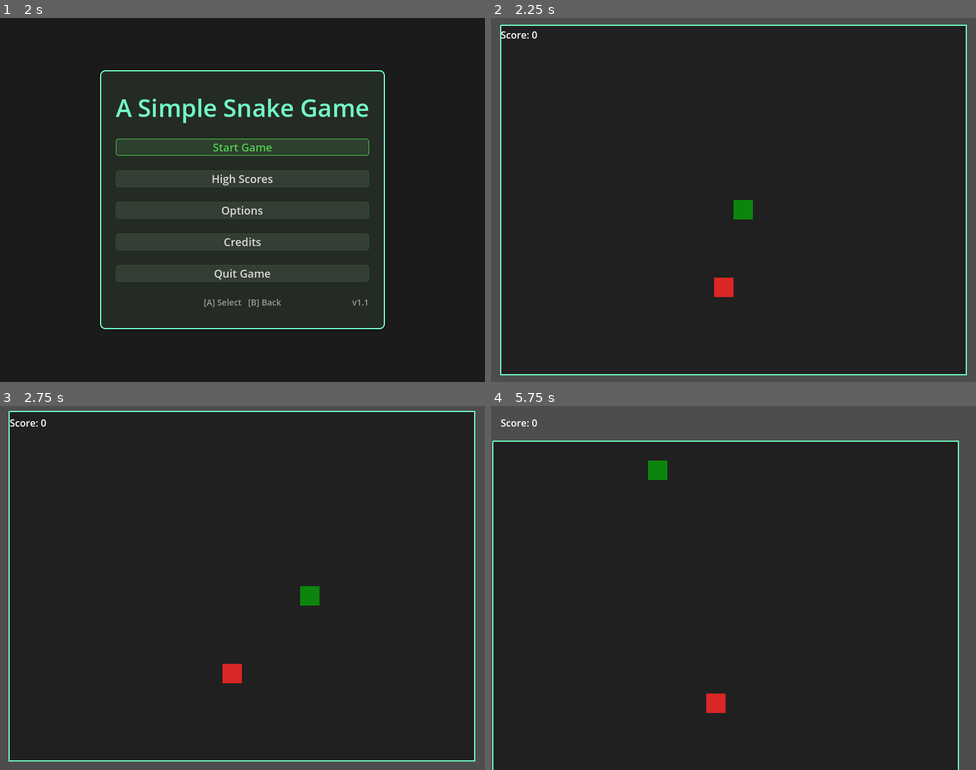
Above: before the commit, frames 1-4 (two rows, left to right).
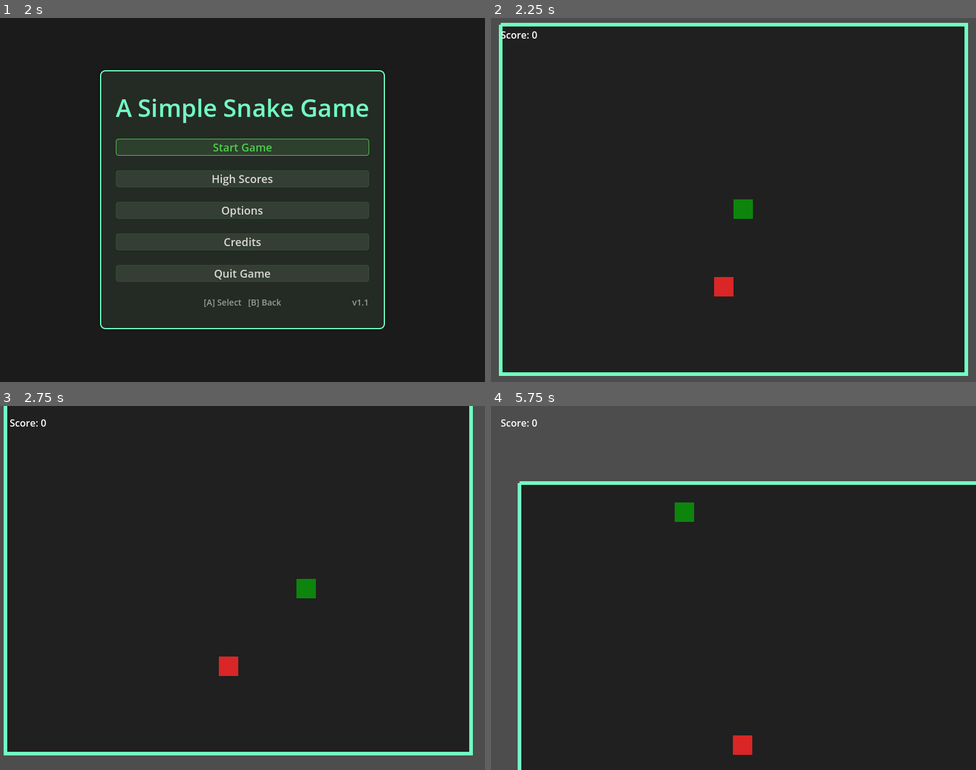
Above: after the commit, the same moments.

Repository: bluehexagons/snake2d
Game: Godot game, scene res://scenes/main/main.tscn
Same seed, same stepped clock (60 frames per second), same inputs: the game is played once before the commit and once after it.
Inputs (mouse positions are in pixels of both pictures, inside the frame that each line leads up to):
- Up to frame 1 (2 s): click "High Scores" at 0.5 s; click "Back to Menu" at 1.25 s
- Up to frame 2 (2.25 s): click "Start Game" at 2 s
- Up to frame 3 (2.75 s): no input
- Up to frame 4 (5.75 s): move the mouse to (709, 660) at 2.77 s; hold Up (ui_up) 2.78-4.28 s; click (709, 660) at 2.92 s; move the mouse to (879, 642) at 3.52 s; move the mouse to (588, 533) at 4.27 s; hold Left (left) from 4.28 s (still down); move the mouse to (757, 588) at 5.02 s; click (757, 588) at 5.17 s

Frame 1 is identical in both runs. In frame 2, 2.3% of the frame differs, in the area x 1-99%, y 1-99%; in frame 3, 6.9%; in frame 4, 20%, in the area x 0-100%, y 9-100%.

Commit message:
(w/AI) Centralize config; refactor UI state management; refactor camera code; update theme for game over screen

Diff:
--- /dev/null
+++ b/autoload/config.gd
@@ -0,0 +1,38 @@
+extends Node
+# Configuration singleton that centralizes game settings
+
+# Game grid settings
+const GRID_SIZE := 32       # Size of each grid cell in pixels
+const GRID_WIDTH := 24      # Number of grid cells horizontally
+const GRID_HEIGHT := 18     # Number of grid cells vertically
+
+# Game settings
+const MAX_HIGH_SCORES := 100     # Maximum number of high scores to keep
+const STARTING_SPEED := 7.0      # Initial snake movement speed
+const SPEED_INCREMENT := 0.5     # How much speed increases with each food item
+const MAX_SPEED := 20.0          # Maximum snake movement speed
+
+# Camera settings
+const CAMERA_LOOK_AHEAD := 1.2
+const CAMERA_SMOOTHING := 0.015
+const CENTER_PULL_WEIGHT := 0.4
+const FOOD_ATTRACTION_WEIGHT := 0.5
+const LOOK_AHEAD_WEIGHT := 0.66
+const SNAKE_CENTER_WEIGHT := 0.3
+const CAMERA_DAMPING := 0.97
+const CAMERA_ACCELERATION := 0.02
+
+# Audio settings
+const BASE_FREQUENCY := 420.0     # Base frequency for sound generation (roughly A4 note)
+const AUDIO_HARMONICS := 8        # Number of harmonics for complex waveforms
+
+# File paths
+const HIGHSCORE_FILE := "user://highscore.dat"
+const SETTINGS_FILE := "user://settings.dat"
+
+# Get the total game area dimensions in pixels
+func get_game_width() -> int:
+  return GRID_SIZE * GRID_WIDTH
+
+func get_game_height() -> int:
+  return GRID_SIZE * GRID_HEIGHT
--- a/project.godot
+++ b/project.godot
@@ -18,6 +18,7 @@
 [autoload]
 
 AudioManager="*res://autoload/audio_manager.gd"
+Config="*res://autoload/config.gd"
 
 [display]
 
--- a/scenes/main/main.gd
+++ b/scenes/main/main.gd
@@ -1,39 +1,50 @@
 extends Control
-
-const GAME_WIDTH := Gameplay.GRID_SIZE * Gameplay.GRID_WIDTH
-const GAME_HEIGHT := Gameplay.GRID_SIZE * Gameplay.GRID_HEIGHT
-
-const CAMERA_LOOK_AHEAD := 1.2
-const CAMERA_SMOOTHING := 0.015
-const CENTER_PULL_WEIGHT := 0.4
-const FOOD_ATTRACTION_WEIGHT := 0.5
-const LOOK_AHEAD_WEIGHT := 0.55
-const SNAKE_CENTER_WEIGHT := 0.5
-const CAMERA_DAMPING := 0.95
-const CAMERA_ACCELERATION := 0.01
-
-const MAX_HIGH_SCORES := 100
+var GAME_WIDTH: int
+var GAME_HEIGHT: int
 var high_scores: Array[int] = []
-
-var camera_velocity := Vector2.ZERO
-var camera_target := Vector2.ZERO
 
 var game_world: Node2D
 var game_manager: Gameplay
 var score := 0
 var score_display_label: Label
-var camera: Camera2D
+var snake_camera: Camera2D
 var paused := false
 var in_game := false
 var in_options_menu := false
 var in_credits_menu := false
 
-# Platform detection for mobile UI
 var is_mobile := false
 var in_high_scores_menu := false
 
+var ui_state_manager: Node
+
 func _ready():
 	set_process_mode(Node.PROCESS_MODE_ALWAYS)
+
+	# Initialize game dimensions from Config
+	GAME_WIDTH = Config.get_game_width()
+	GAME_HEIGHT = Config.get_game_height()
+
+	ui_state_manager = $UIStateManager
+	ui_state_manager.register_ui_element(ui_state_manager.UIState.MAIN_MENU, $UILayer/MainMenu)
+	ui_state_manager.register_ui_element(ui_state_manager.UIState.OPTIONS_MENU, $UILayer/OptionsMenu)
+	ui_state_manager.register_ui_element(ui_state_manager.UIState.CREDITS_SCREEN, $UILayer/CreditsScreen)
+	ui_state_manager.register_ui_element(ui_state_manager.UIState.HIGH_SCORES, $UILayer/HighScoresMenu)
+	ui_state_manager.register_ui_element(ui_state_manager.UIState.PAUSED, $UILayer/PauseMenu)
+	ui_state_manager.register_ui_element(ui_state_manager.UIState.GAME_OVER, $UILayer/GameOverContainer)
+
+	ui_state_manager.register_focus_target(ui_state_manager.UIState.MAIN_MENU,
+		$UILayer/MainMenu/PanelContainer/MarginContainer/VBoxContainer/StartButton)
+	ui_state_manager.register_focus_target(ui_state_manager.UIState.OPTIONS_MENU,
+		$UILayer/OptionsMenu/PanelContainer/MarginContainer/VBoxContainer/SoundButton)
+	ui_state_manager.register_focus_target(ui_state_manager.UIState.CREDITS_SCREEN,
+		$UILayer/CreditsScreen/PanelContainer/MarginContainer/VBoxContainer/BackButton)
+	ui_state_manager.register_focus_target(ui_state_manager.UIState.HIGH_SCORES,
+		$UILayer/HighScoresMenu/PanelContainer/MarginContainer/VBoxContainer/BackButton)
+	ui_state_manager.register_focus_target(ui_state_manager.UIState.PAUSED,
+		$UILayer/PauseMenu/PanelContainer/MarginContainer/VBoxContainer/ResumeButton)
+	ui_state_manager.register_focus_target(ui_state_manager.UIState.GAME_OVER,
+		$UILayer/GameOverContainer/PanelContainer/MarginContainer/VBoxContainer/RestartButton)
 
 	# Check platform
 	is_mobile = DisplayServer.get_name() in ["android", "ios", "web"]
@@ -87,10 +98,7 @@
 	pause_quit.pressed.connect(_on_quit_to_menu_pressed)
 	pause_quit.button_down.connect(AudioManager.play_click)
 
-	var pause_sound_button := pause_menu.get_node("PanelContainer/MarginContainer/VBoxContainer/SoundButton")
-	pause_sound_button.pressed.connect(_on_sound_toggled)
-
-	var game_over_menu := $UILayer/GameOverContainer/VBoxContainer
+	var game_over_menu := $UILayer/GameOverContainer/PanelContainer/MarginContainer/VBoxContainer
 	var restart_button := game_over_menu.get_node("RestartButton")
 	restart_button.pressed.connect(_on_restart_pressed)
 	restart_button.button_down.connect(AudioManager.play_click)
@@ -127,25 +135,17 @@
 	buttons.append_array($UILayer/MainMenu/PanelContainer/MarginContainer/VBoxContainer.get_children().filter(func(n): return n is Button))
 	buttons.append_array($UILayer/OptionsMenu/PanelContainer/MarginContainer/VBoxContainer.get_children().filter(func(n): return n is Button))
 	buttons.append_array($UILayer/PauseMenu/PanelContainer/MarginContainer/VBoxContainer.get_children().filter(func(n): return n is Button))
-	buttons.append_array($UILayer/GameOverContainer/VBoxContainer.get_children().filter(func(n): return n is Button))
+	buttons.append_array($UILayer/GameOverContainer/PanelContainer/MarginContainer/VBoxContainer.get_children().filter(func(n): return n is Button))
 	return buttons
 
 func _update_menu_focus() -> void:
-	if $UILayer/MainMenu.visible:
-		$UILayer/MainMenu/PanelContainer/MarginContainer/VBoxContainer/StartButton.grab_focus()
-	elif $UILayer/OptionsMenu.visible:
-		$UILayer/OptionsMenu/PanelContainer/MarginContainer/VBoxContainer/SoundButton.grab_focus()
-	elif $UILayer/PauseMenu.visible:
-		$UILayer/PauseMenu/PanelContainer/MarginContainer/VBoxContainer/ResumeButton.grab_focus()
-	elif $UILayer/GameOverContainer.visible:
-		$UILayer/GameOverContainer/VBoxContainer/RestartButton.grab_focus()
-	elif $UILayer/HighScoresMenu.visible:
-		$UILayer/HighScoresMenu/PanelContainer/MarginContainer/VBoxContainer/BackButton.grab_focus()
-	elif $UILayer/CreditsScreen.visible:
-		$UILayer/CreditsScreen/PanelContainer/MarginContainer/VBoxContainer/BackButton.grab_focus()
-
+	var current_state = ui_state_manager.current_state
+	if current_state in ui_state_manager.focus_targets:
+		ui_state_manager.focus_targets[current_state].grab_focus()
 
 func _on_start_pressed() -> void:
+	ui_state_manager.change_state(ui_state_manager.UIState.GAMEPLAY)
+
 	get_tree().paused = false
 	$UIBackground.visible = false
 	$UILayer/MainMenu.visible = false
@@ -156,29 +156,16 @@
 	_update_menu_focus()
 
 func _on_options_pressed() -> void:
-	$UILayer/MainMenu.visible = false
-	$UILayer/OptionsMenu.visible = true
-	$UILayer/OptionsMenu.update_button_states()
-	in_options_menu = true
-	_update_menu_focus()
+	ui_state_manager.change_state(ui_state_manager.UIState.OPTIONS_MENU)
 
 func _on_options_back_pressed() -> void:
-	$UILayer/MainMenu.visible = true
-	$UILayer/OptionsMenu.visible = false
-	in_options_menu = false
-	_update_menu_focus()
+	ui_state_manager.change_state(ui_state_manager.UIState.MAIN_MENU)
 
 func _on_credits_pressed() -> void:
-	$UILayer/MainMenu.visible = false
-	$UILayer/CreditsScreen.visible = true
-	in_credits_menu = true
-	_update_menu_focus()
+	ui_state_manager.change_state(ui_state_manager.UIState.CREDITS_SCREEN)
 
 func _on_credits_back_pressed() -> void:
-	$UILayer/MainMenu.visible = true
-	$UILayer/CreditsScreen.visible = false
-	in_credits_menu = false
-	_update_menu_focus()
+	ui_state_manager.change_state(ui_state_manager.UIState.MAIN_MENU)
 
 func _start_game() -> void:
 	_cleanup_game()
@@ -187,15 +174,13 @@
 	score = 0
 	score_display_label.text = "Score: 0"
 
-	# Start game through the GameManager
 	game_manager.start_game()
 
-	camera = $GameLayer/GameViewport/GameWorld/Camera2D
-	@warning_ignore("integer_division")
-	var initial_pos = Vector2(GAME_WIDTH/2, GAME_HEIGHT/2)
-	camera.position = initial_pos
-	camera_target = initial_pos
-	camera_velocity = Vector2.ZERO
+	# Initialize the snake camera
+	snake_camera = $GameLayer/GameViewport/GameWorld/Camera2D
+	snake_camera.game_manager = game_manager
+
+	snake_camera.reset_camera()
 
 	get_tree().paused = false
 	if not is_mobile:
@@ -203,18 +188,13 @@
 
 func _on_scores_pressed() -> void:
 	AudioManager.play_click()
-	$UILayer/MainMenu.visible = false
+
+	ui_state_manager.change_state(ui_state_manager.UIState.HIGH_SCORES)
 	var high_scores_menu = $UILayer/HighScoresMenu
-	high_scores_menu.visible = true
 	high_scores_menu.update_scores(high_scores)
-	in_high_scores_menu = true
-	_update_menu_focus()
 
 func _on_high_scores_back_pressed() -> void:
-	$UILayer/HighScoresMenu.visible = false
-	$UILayer/MainMenu.visible = true
-	in_high_scores_menu = false
-	_update_menu_focus()
+	ui_state_manager.change_state(ui_state_manager.UIState.MAIN_MENU)
 
 func reset_high_scores() -> void:
 	high_scores.clear()
@@ -237,18 +217,16 @@
 func _on_quit_to_menu_pressed() -> void:
 	if not is_mobile:
 		Input.mouse_mode = Input.MOUSE_MODE_VISIBLE
+
 	_cleanup_game()
 	get_tree().paused = true
-	$UIBackground.visible = true
-	$UILayer/MainMenu.visible = true
-	$UILayer/OptionsMenu.visible = false
-	$UILayer/PauseMenu.visible = false
-	$UILayer/ScoreLabel.visible = false
+
+	ui_state_manager.change_state(ui_state_manager.UIState.MAIN_MENU)
+
 	game_world.visible = false
 	_update_menu_focus()
 
 func _cleanup_game() -> void:
-	# Let the GameManager clean up game elements
 	game_manager.cleanup()
 
 	# Reset game state
@@ -258,7 +236,10 @@
 	# Reset UI
 	$UILayer/GameOverContainer.visible = false
 	$UILayer/PauseMenu.visible = false
-	camera_velocity = Vector2.ZERO
+
+	# Reset camera if it exists
+	if snake_camera:
+		snake_camera.reset_camera()
 
 	# Return to normal mouse mode
 	if not is_mobile:
@@ -279,30 +260,29 @@
 			score_inserted = true
 			break
 
-	if not score_inserted and high_scores.size() < MAX_HIGH_SCORES:
+	if not score_inserted and high_scores.size() < Config.MAX_HIGH_SCORES:
 		high_scores.append(final_score)
 
-	if high_scores.size() > MAX_HIGH_SCORES:
-		high_scores.resize(MAX_HIGH_SCORES)
+	if high_scores.size() > Config.MAX_HIGH_SCORES:
+		high_scores.resize(Config.MAX_HIGH_SCORES)
 
 	# Save all scores
 	var file := FileAccess.open("user://highscore.dat", FileAccess.WRITE)
 	for score_value in high_scores:
 		file.store_32(score_value)
 
-	# Update game over UI and background
-	$UIBackground.visible = true
-	$UILayer/GameOverContainer.visible = true
-	$UILayer/GameOverContainer/VBoxContainer/ScoreLabel.text = "Final Score: " + str(final_score)
+	ui_state_manager.change_state(ui_state_manager.UIState.GAME_OVER)
+
+	$UILayer/GameOverContainer/PanelContainer/MarginContainer/VBoxContainer/ScoreLabel.text = "Final Score: " + str(final_score)
 	_update_menu_focus()
 
 func _on_restart_pressed() -> void:
-	$UIBackground.visible = false
-	$UILayer/GameOverContainer.visible = false
+	ui_state_manager.change_state(ui_state_manager.UIState.GAMEPLAY)
+
 	_cleanup_game()
 	_start_game()
 
-func _process(delta) -> void:
+func _process(_delta) -> void:
 	# Check if we need to restore UI focus
 	if (Input.is_action_just_pressed("up") or
 		Input.is_action_just_pressed("down") or
@@ -315,35 +295,6 @@
 	# Handle pause input during gameplay
 	if in_game and Input.is_action_just_pressed("pause"):
 		_toggle_pause()
-
-	if in_game and not paused and camera and camera_target != Vector2.ZERO:
-		var weight := clampf(1.0 - pow(0.001, delta), 0.0, 0.95)
-		camera.position = camera.position.lerp(camera_target, weight)
-
-func _physics_process(_delta) -> void:
-	# Only update game logic when not paused
-	if in_game and not paused:
-		# Calculate various camera target influences
-		@warning_ignore("integer_division")
-		var center := Vector2(GAME_WIDTH/2, GAME_HEIGHT/2)
-		var snake_position := game_manager.get_snake_position()
-		var look_ahead: Vector2 = snake_position + (game_manager.get_snake_direction() * 32 * CAMERA_LOOK_AHEAD)
-		var food_pos := game_manager.get_food_position()
-		var snake_center := game_manager.get_weighted_snake_center()
-
-		var target := (
-			look_ahead * LOOK_AHEAD_WEIGHT +
-			center * CENTER_PULL_WEIGHT +
-			food_pos * FOOD_ATTRACTION_WEIGHT +
-			snake_center * SNAKE_CENTER_WEIGHT
-		) / (LOOK_AHEAD_WEIGHT + CENTER_PULL_WEIGHT + FOOD_ATTRACTION_WEIGHT + SNAKE_CENTER_WEIGHT)
-
-		var t := CAMERA_ACCELERATION
-		t = t * t * (3.0 - 2.0 * t)
-		var desired_velocity := (target - camera_target) * t
-
-		camera_velocity = camera_velocity * CAMERA_DAMPING + desired_velocity
-		camera_target += camera_velocity
 
 func _on_window_resize() -> void:
 	_update_game_area()
@@ -373,35 +324,16 @@
 		return
 
 	paused = paused_state
-
-	get_tree().paused = paused
 	game_manager.set_paused(paused)
-
-	$UIBackground.visible = paused
-	$UILayer/PauseMenu.visible = paused
+	ui_state_manager.set_paused(paused_state)
 	_update_menu_focus()
 
 func _toggle_pause() -> void:
 	_set_paused(not paused)
 
 func _on_resume_pressed() -> void:
-	_toggle_pause()
+	_set_paused(false)
 
 func _on_sound_toggled() -> void:
 	AudioManager.toggle_mute()
 	$UILayer/PauseMenu/PanelContainer/MarginContainer/VBoxContainer/SoundButton.text = "Sound: " + ("Off" if AudioManager.is_muted else "On")
-
-func _unhandled_input(event: InputEvent) -> void:
-	if event.is_action_pressed("ui_cancel"):
-		if in_high_scores_menu:
-			_on_high_scores_back_pressed()
-			get_viewport().set_input_as_handled()
-		elif in_options_menu:
-			_on_options_back_pressed()
-			get_viewport().set_input_as_handled()
-		elif in_credits_menu:
-			_on_credits_back_pressed()
-			get_viewport().set_input_as_handled()
-		elif in_game:
-			_toggle_pause()
-			get_viewport().set_input_as_handled()
--- a/scenes/main/main.tscn
+++ b/scenes/main/main.tscn
@@ -1,12 +1,15 @@
-[gd_scene load_steps=8 format=3 uid="uid://mainscene"]
+[gd_scene load_steps=11 format=3 uid="uid://mainscene"]
 
 [ext_resource type="Script" uid="uid://dpirjktyb5x33" path="res://scenes/main/main.gd" id="1_tyq8r"]
 [ext_resource type="PackedScene" uid="uid://pausemenu" path="res://scenes/ui/pause_menu.tscn" id="2_pause"]
 [ext_resource type="PackedScene" uid="uid://mainmenu" path="res://scenes/ui/main_menu.tscn" id="3_mainmenu"]
+[ext_resource type="Script" uid="uid://chq4tfwa24d1q" path="res://scenes/main/snake_camera.gd" id="3_yyfjg"]
 [ext_resource type="Script" uid="uid://cwxedntvwg1wx" path="res://scenes/main/gameplay.gd" id="4_5upsq"]
 [ext_resource type="PackedScene" uid="uid://optionsmenu" path="res://scenes/ui/options_menu.tscn" id="5_options"]
 [ext_resource type="PackedScene" uid="uid://bmg65xy5c6ubo" path="res://scenes/ui/high_scores_menu.tscn" id="6_highscores"]
 [ext_resource type="PackedScene" uid="uid://bj6w0rdbd1g4b" path="res://scenes/ui/credits_screen.tscn" id="7_creditsscreen"]
+[ext_resource type="Script" uid="uid://dk17ktytlbvya" path="res://scenes/ui/ui_state_manager.gd" id="9_b1x3f"]
+[ext_resource type="Theme" uid="uid://c3mk77g6ame25" path="res://themes/snake_ui_theme.tres" id="10_theme"]
 
 [node name="Main" type="Control"]
 layout_mode = 3
@@ -52,12 +55,13 @@
 [node name="Border" type="Line2D" parent="GameLayer/GameViewport/GameWorld/PlayArea"]
 unique_name_in_owner = true
 points = PackedVector2Array(0, 0, 768, 0, 768, 576, 0, 576, 0, 0)
-width = 2.0
+width = 6.0
 default_color = Color(0.443137, 1, 0.764706, 1)
 
 [node name="Camera2D" type="Camera2D" parent="GameLayer/GameViewport/GameWorld"]
 unique_name_in_owner = true
 position = Vector2(384, 288)
+script = ExtResource("3_yyfjg")
 
 [node name="UIBackground" type="CanvasLayer" parent="."]
 
@@ -95,32 +99,67 @@
 text = "Score: 0"
 
 [node name="GameOverContainer" type="CenterContainer" parent="UILayer"]
+process_mode = 3
 visible = false
 anchors_preset = 15
 anchor_right = 1.0
 anchor_bottom = 1.0
 grow_horizontal = 2
 grow_vertical = 2
+theme = ExtResource("10_theme")
 
-[node name="VBoxContainer" type="VBoxContainer" parent="UILayer/GameOverContainer"]
+[node name="PanelContainer" type="PanelContainer" parent="UILayer/GameOverContainer"]
 layout_mode = 2
-theme_override_constants/separation = 16
 
-[node name="GameOverLabel" type="Label" parent="UILayer/GameOverContainer/VBoxContainer"]
+[node name="MarginContainer" type="MarginContainer" parent="UILayer/GameOverContainer/PanelContainer"]
 layout_mode = 2
-theme_override_font_sizes/font_size = 32
+theme_override_constants/margin_left = 24
+theme_override_constants/margin_top = 32
+theme_override_constants/margin_right = 24
+theme_override_constants/margin_bottom = 32
+
+[node name="VBoxContainer" type="VBoxContainer" parent="UILayer/GameOverContainer/PanelContainer/MarginContainer"]
+layout_mode = 2
+focus_mode = 2
+theme_override_constants/separation = 24
+
+[node name="GameOverLabel" type="Label" parent="UILayer/GameOverContainer/PanelContainer/MarginContainer/VBoxContainer"]
+layout_mode = 2
+theme_type_variation = &"TitleLabel"
 text = "GAME OVER"
 horizontal_alignment = 1
 
-[node name="ScoreLabel" type="Label" parent="UILayer/GameOverContainer/VBoxContainer"]
+[node name="ScoreLabel" type="Label" parent="UILayer/GameOverContainer/PanelContainer/MarginContainer/VBoxContainer"]
 layout_mode = 2
 text = "Final Score: 0"
 horizontal_alignment = 1
 
-[node name="RestartButton" type="Button" parent="UILayer/GameOverContainer/VBoxContainer"]
+[node name="RestartButton" type="Button" parent="UILayer/GameOverContainer/PanelContainer/MarginContainer/VBoxContainer"]
+unique_name_in_owner = true
+custom_minimum_size = Vector2(200, 0)
 layout_mode = 2
+focus_neighbor_top = NodePath("../QuitButton")
+focus_neighbor_bottom = NodePath("../QuitButton")
 text = "Play Again"
 
-[node name="QuitButton" type="Button" parent="UILayer/GameOverContainer/VBoxContainer"]
+[node name="QuitButton" type="Button" parent="UILayer/GameOverContainer/PanelContainer/MarginContainer/VBoxContainer"]
+unique_name_in_owner = true
+custom_minimum_size = Vector2(200, 0)
 layout_mode = 2
+focus_neighbor_top = NodePath("../RestartButton")
+focus_neighbor_bottom = NodePath("../RestartButton")
+theme_type_variation = &"QuitButton"
 text = "Quit to Menu"
+
+[node name="ButtonHints" type="HBoxContainer" parent="UILayer/GameOverContainer/PanelContainer/MarginContainer/VBoxContainer"]
+layout_mode = 2
+alignment = 1
+
+[node name="Label" type="Label" parent="UILayer/GameOverContainer/PanelContainer/MarginContainer/VBoxContainer/ButtonHints"]
+layout_mode = 2
+theme_type_variation = &"HintLabel"
+text = "[A] Select   [B] Back"
+horizontal_alignment = 1
+
+[node name="UIStateManager" type="Node" parent="."]
+script = ExtResource("9_b1x3f")
--- /dev/null
+++ b/scenes/main/snake_camera.gd
@@ -0,0 +1,57 @@
+extends Camera2D
+var velocity := Vector2.ZERO      # Current camera velocity
+var target := Vector2.ZERO        # Current camera target position
+var game_width := 0
+var game_height := 0
+
+var game_manager: Gameplay = null           # Reference to the GameManager/Gameplay
+
+func _ready() -> void:
+	game_width = Config.get_game_width()
+	game_height = Config.get_game_height()
+
+	# Initialize target position at center
+	@warning_ignore("integer_division")
+	target = Vector2(game_width/2, game_height/2)
+	position = target
+	velocity = Vector2.ZERO
+
+func _process(delta: float) -> void:
+	# Smooth camera movement when not paused
+	if not get_tree().paused:
+		var weight := clampf(1.0 - pow(0.001, delta), 0.0, 0.95)
+		position = position.lerp(target, weight)
+
+func _physics_process(_delta: float) -> void:
+	if get_tree().paused:
+		return
+
+	@warning_ignore("integer_division")
+	var center := Vector2(game_width/2, game_height/2)
+	var snake_position := game_manager.get_snake_position()
+	var look_ahead := snake_position + (game_manager.get_snake_direction() * 32 * Config.CAMERA_LOOK_AHEAD)
+	var food_pos := game_manager.get_food_position()
+	var snake_center := game_manager.get_weighted_snake_center()
+
+	# Calculate weighted target position
+	var new_target := (
+		look_ahead * Config.LOOK_AHEAD_WEIGHT +
+		center * Config.CENTER_PULL_WEIGHT +
+		food_pos * Config.FOOD_ATTRACTION_WEIGHT +
+		snake_center * Config.SNAKE_CENTER_WEIGHT
+	) / (Config.LOOK_AHEAD_WEIGHT + Config.CENTER_PULL_WEIGHT + Config.FOOD_ATTRACTION_WEIGHT + Config.SNAKE_CENTER_WEIGHT)
+
+	# Apply smoothing with acceleration curve
+	var t := Config.CAMERA_ACCELERATION
+	t = t * t * (3.0 - 2.0 * t) # Smoothstep for acceleration
+	var desired_velocity := (new_target - target) * t
+
+	# Update velocity and position with damping
+	velocity = velocity * Config.CAMERA_DAMPING + desired_velocity
+	target += velocity
+
+func reset_camera() -> void:
+	@warning_ignore("integer_division")
+	target = Vector2(game_width/2, game_height/2)
+	position = target
+	velocity = Vector2.ZERO
--- a/scenes/ui/credits_screen.gd
+++ b/scenes/ui/credits_screen.gd
@@ -12,8 +12,3 @@
 
 func _on_back_pressed() -> void:
 	credits_screen_closed.emit()
-
-func _unhandled_input(event: InputEvent) -> void:
-	if event.is_action_pressed("ui_cancel"):
-		_on_back_pressed()
-		get_viewport().set_input_as_handled()
--- a/scenes/ui/pause_menu.tscn
+++ b/scenes/ui/pause_menu.tscn
@@ -36,22 +36,14 @@
 custom_minimum_size = Vector2(200, 0)
 layout_mode = 2
 focus_neighbor_top = NodePath("../QuitButton")
-focus_neighbor_bottom = NodePath("../SoundButton")
+focus_neighbor_bottom = NodePath("../QuitButton")
 text = "Resume"
-
-[node name="SoundButton" type="Button" parent="PanelContainer/MarginContainer/VBoxContainer"]
-unique_name_in_owner = true
-custom_minimum_size = Vector2(200, 0)
-layout_mode = 2
-focus_neighbor_top = NodePath("../ResumeButton")
-focus_neighbor_bottom = NodePath("../QuitButton")
-text = "Sound: On"
 
 [node name="QuitButton" type="Button" parent="PanelContainer/MarginContainer/VBoxContainer"]
 unique_name_in_owner = true
 custom_minimum_size = Vector2(200, 0)
 layout_mode = 2
-focus_neighbor_top = NodePath("../SoundButton")
+focus_neighbor_top = NodePath("../ResumeButton")
 focus_neighbor_bottom = NodePath("../ResumeButton")
 theme_type_variation = &"QuitButton"
 text = "Quit to Menu"
--- /dev/null
+++ b/scenes/ui/ui_state_manager.gd
@@ -0,0 +1,97 @@
+extends Node
+# UI State Manager handles transitions between different UI screens
+# Makes it easier to manage complex UI navigation flows and screen states
+
+signal state_changed(old_state, new_state)
+
+enum UIState {
+	MAIN_MENU,
+	OPTIONS_MENU,
+	CREDITS_SCREEN,
+	HIGH_SCORES,
+	GAMEPLAY,
+	PAUSED,
+	GAME_OVER
+}
+
+var current_state: UIState = UIState.MAIN_MENU
+var previous_state: UIState = UIState.MAIN_MENU
+
+var ui_elements := {}
+var focus_targets := {}
+
+# Register a UI element with the state manager
+func register_ui_element(state: UIState, node: Node) -> void:
+	ui_elements[state] = node
+
+# Register the focus target for a specific state
+func register_focus_target(state: UIState, button: Button) -> void:
+	focus_targets[state] = button
+
+# Change to a specified UI state
+func change_state(new_state: UIState) -> void:
+	if new_state == current_state:
+		return
+
+	previous_state = current_state
+	current_state = new_state
+
+	# Hide all UI elements
+	for state in ui_elements:
+		if ui_elements[state] != null:
+			ui_elements[state].visible = false
+
+	# Show the current UI element
+	if ui_elements.has(current_state) and ui_elements[current_state] != null:
+		ui_elements[current_state].visible = true
+
+	# Set focus on the appropriate button
+	if focus_targets.has(current_state) and focus_targets[current_state] != null:
+		focus_targets[current_state].grab_focus()
+
+	# Emit signal for any listeners
+	state_changed.emit(previous_state, current_state)
+
+# Go back to the previous state
+func go_back() -> void:
+	change_state(previous_state)
+
+# Get a text representation of the current state (useful for debugging)
+func get_state_name() -> String:
+	return UIState.keys()[current_state]
+
+func set_paused(paused_state: bool) -> void:
+	var currently_paused = current_state == UIState.PAUSED
+	if paused_state == currently_paused:
+		return
+
+	get_tree().paused = paused_state
+
+	if paused_state:
+		change_state(UIState.PAUSED)
+	else:
+		change_state(UIState.GAMEPLAY)
+
+func _unhandled_input(event: InputEvent) -> void:
+	if event.is_action_pressed("ui_cancel"):
+		if current_state == UIState.MAIN_MENU:
+			return
+
+		if current_state == UIState.GAMEPLAY:
+			set_paused(true)
+			get_viewport().set_input_as_handled()
+			return
+
+		if current_state == UIState.PAUSED:
+			set_paused(false)
+			get_viewport().set_input_as_handled()
+			return
+
+		if current_state == UIState.GAME_OVER:
+			change_state(UIState.MAIN_MENU)
+			get_viewport().set_input_as_handled()
+			return
+
+		# For other states, go back to previous state
+		get_viewport().set_input_as_handled()
+		go_back()
Not shown, added: autoload/config.gd.uid
Not shown, added: scenes/main/snake_camera.gd.uid
Not shown: 1 places in scenes/ui/pause_menu.tscn that only renumber resources
Not shown, added: scenes/ui/ui_state_manager.gd.uid
